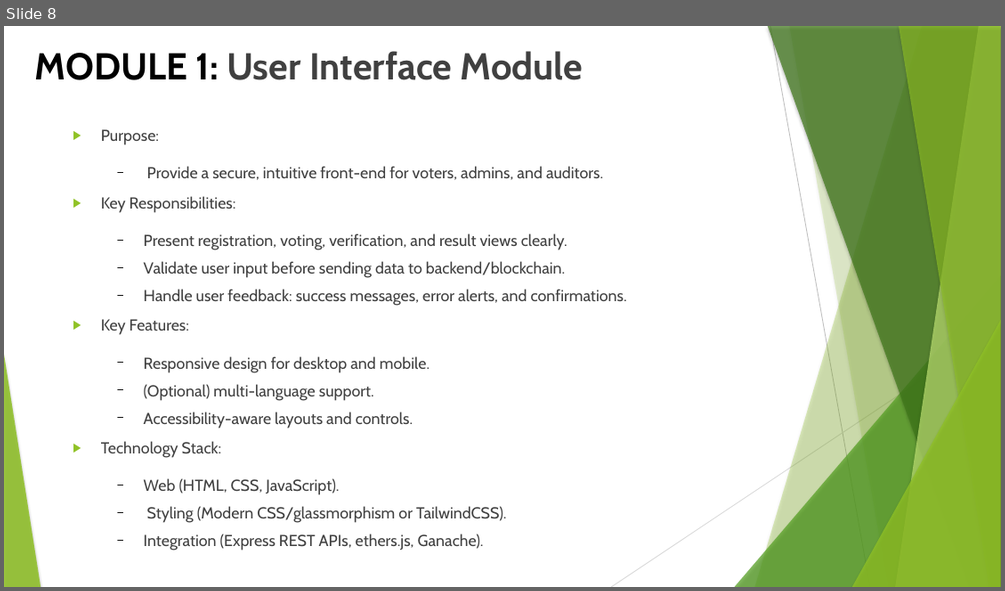
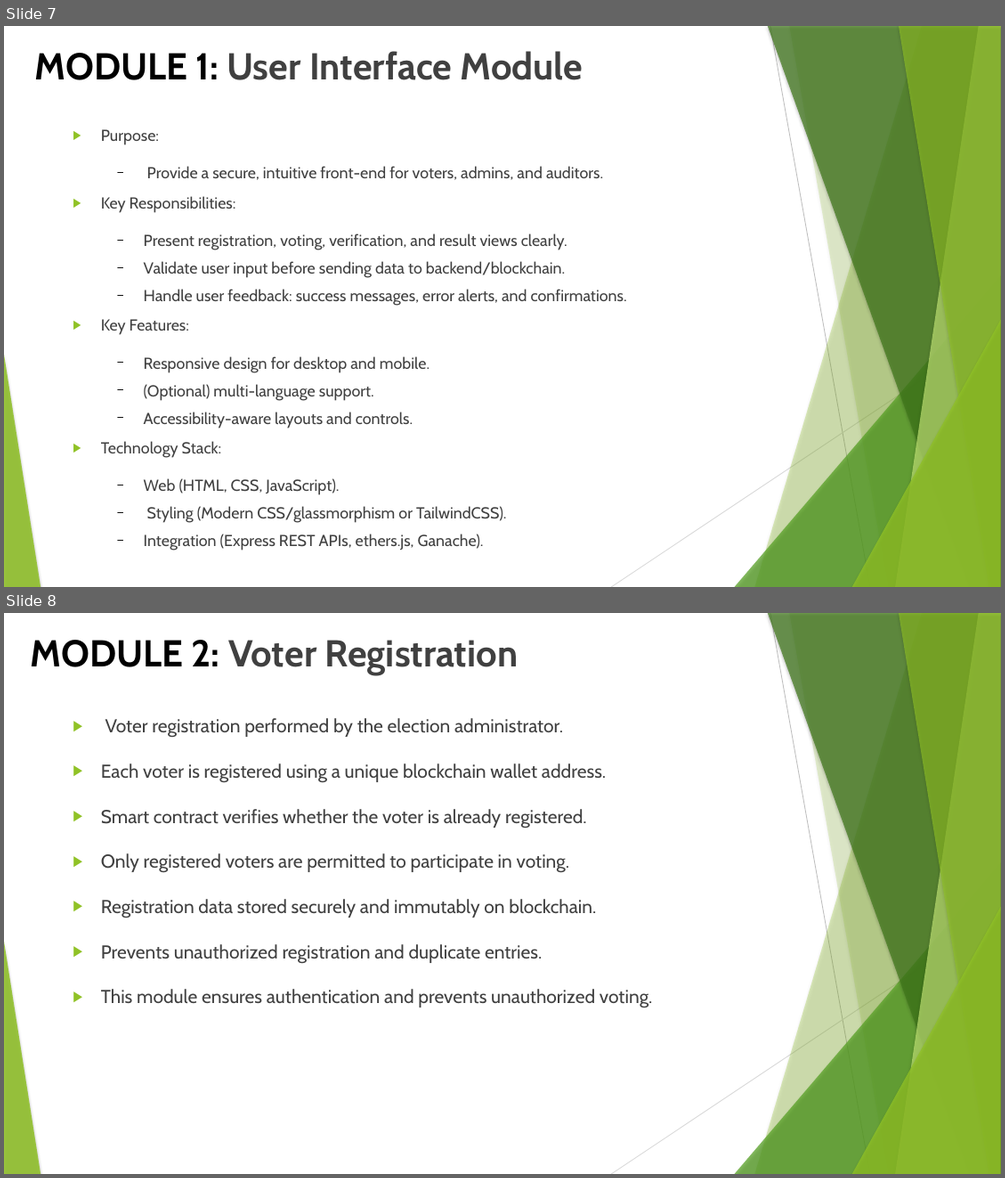
Before and after one commit to SridharanThangaraji/blockchain-voting, a slide deck: docs/blockchain-voting-review-II.pptx. Shown one above the other, each under a label of ours: slide 8 before the commit, slides 7 and 8 after it. The pictures are 1005x591 and 1005x1178 pixels, drawn with LibreOffice and Linux fonts; fonts in the diff are those of the drawing. Boxes give left, top, right and bottom in pixels: in the first picture for what was removed or moved away, otherwise in the second. Text is boxed around its words. In the diff, an @@ line names an element or a change of style, - is before the commit and + after.

```diff
--- a/docs/blockchain-voting-review-II.pptx
+++ b/docs/blockchain-voting-review-II.pptx
@@ slide 8 added at (4, 613, 1001, 1174), background #FFFFFF; not listed: 10 template elements that a slide beside it also shows @@
@@ title added at (30, 640, 518, 675), 36 pt, text #404040, bold @@
+MODULE 2: Voter Registration
@@ text added at (101, 718, 653, 1007), 18 pt, text #404040 @@
+▶ Voter registration performed by the election administrator.
+▶ Each voter is registered using a unique blockchain wallet address.
+▶ Smart contract verifies whether the voter is already registered.
+▶ Only registered voters are permitted to participate in voting.
+▶ Registration data stored securely and immutably on blockchain.
+▶ Prevents unauthorized registration and duplicate entries.
+▶ This module ensures authentication and prevents unauthorized voting.
@@ what was slide 8 is now slide 7 @@
```
Also in this commit, not shown: 7 other slides changed, 9 other slides added, 7 slides removed, 1 other file.
